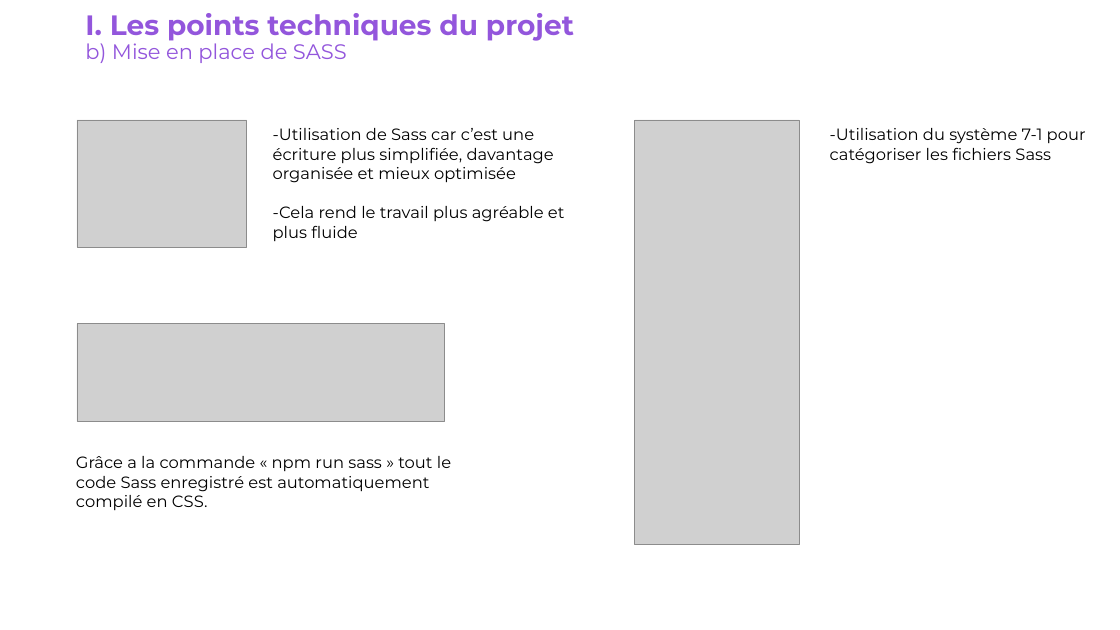
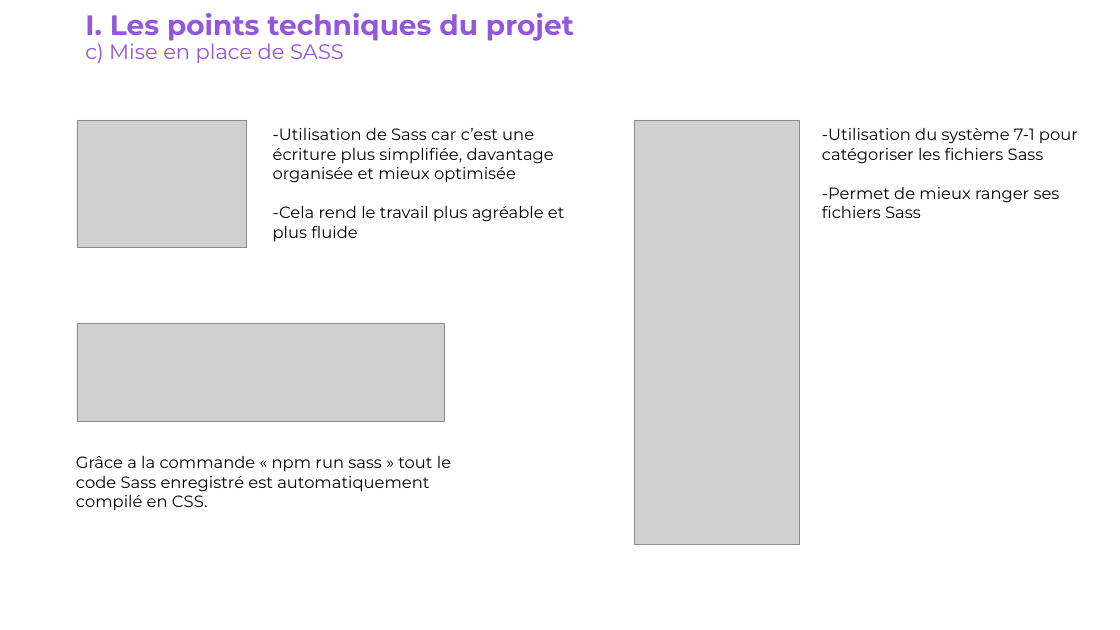
Before and after one commit to Julien-014/JulienBeral_3_15112021, a slide deck: slide 4 of Soutenance Projet 3.pptx (slide 3 before the commit). Drawn at 1120x630 pixels with LibreOffice and Linux fonts; fonts in the diff are those of the drawing; grey boxes stand for pictures. Boxes give left, top, right and bottom in pixels: in the first picture for what was removed or moved away, otherwise in the second. Text is boxed around its words. In the diff, an @@ line names an element or a change of style, - is before the commit and + after.

```diff
--- a/Soutenance Projet 3.pptx
+++ b/Soutenance Projet 3.pptx
@@ title at bbox=[85, 13, 574, 63]: text changed @@
-I. Les points techniques du projet
-b) Mise en place de SASS
+I. Les points techniques du projet
+c) Mise en place de SASS
@@ text "-Utilisation du système 7-1 pour ...": place and size @@
-text "-Utilisation du système 7-1 pour ..." at bbox=[830, 128, 1086, 164]
+text "-Utilisation du système 7-1 pour ..." at bbox=[822, 128, 1078, 218]
@@ text at bbox=[822, 187, 1060, 218]: paragraphs added @@
+-Permet de mieux ranger ses
+fichiers Sass
```
Also in this commit, not shown: 7 other slides changed, 5 other files.
